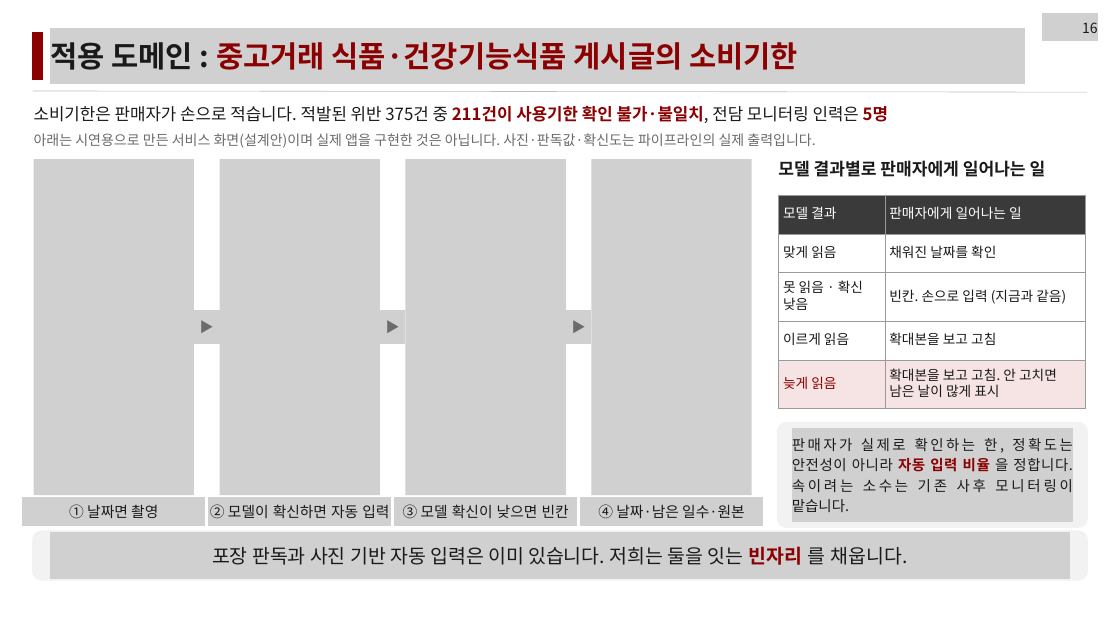
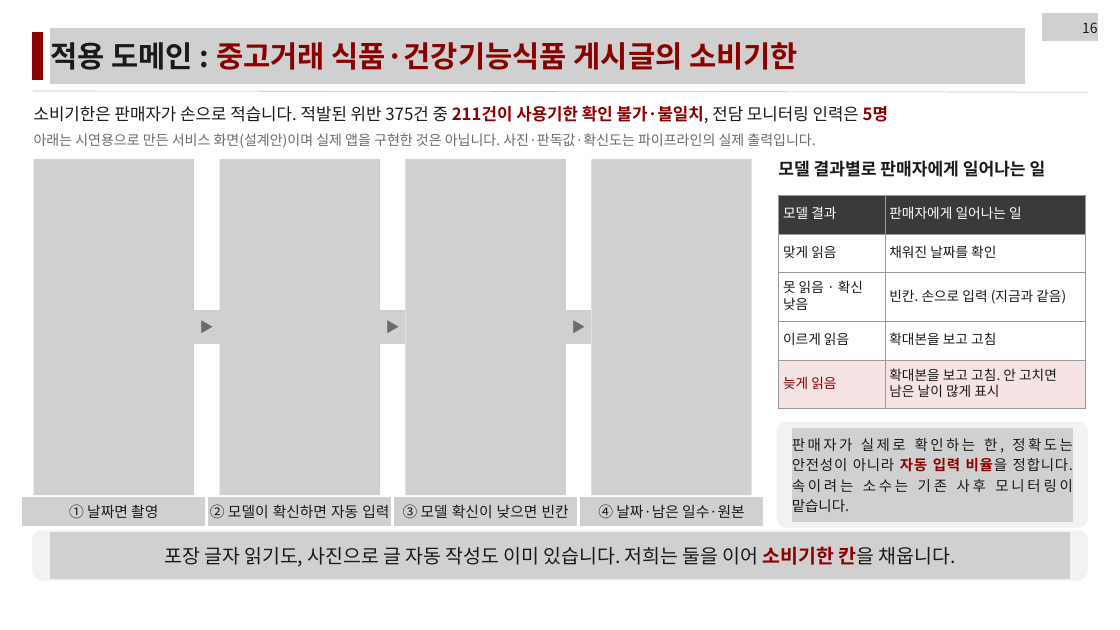
Before and after one commit to LEEbyeongchul/itda3-CODE-subway, a slide deck: slide 16 of 발표/[CODE]_서브웨이_본선발표.pptx. Drawn at 1120x630 pixels with LibreOffice and Linux fonts; fonts in the diff are those of the drawing; grey boxes stand for pictures. Boxes give left, top, right and bottom in pixels: in the first picture for what was removed or moved away, otherwise in the second. Text is boxed around its words. In the diff, an @@ line names an element or a change of style, - is before the commit and + after.

```diff
--- a/발표/[CODE]_서브웨이_본선발표.pptx
+++ b/발표/[CODE]_서브웨이_본선발표.pptx
@@ text at [792, 438, 1073, 512]: spaces changed @@
-판매자가 실제로 확인하는 한, 정확도는 안전성이 아니라 자동 입력 비율 을 정합니다. 속이려는 소수는 기존 사후 모니터링이 맡습니다.
+판매자가 실제로 확인하는 한, 정확도는 안전성이 아니라 자동 입력 비율을 정합니다. 속이려는 소수는 기존 사후 모니터링이 맡습니다.
@@ text at [164, 546, 956, 567]: text changed @@
-포장 판독과 사진 기반 자동 입력은 이미 있습니다. 저희는 둘을 잇는 빈자리 를 채웁니다.
+포장 글자 읽기도, 사진으로 글 자동 작성도 이미 있습니다. 저희는 둘을 이어 소비기한 칸을 채웁니다.
```
Also in this commit, not shown: 10 other slides changed, 2 other files.
